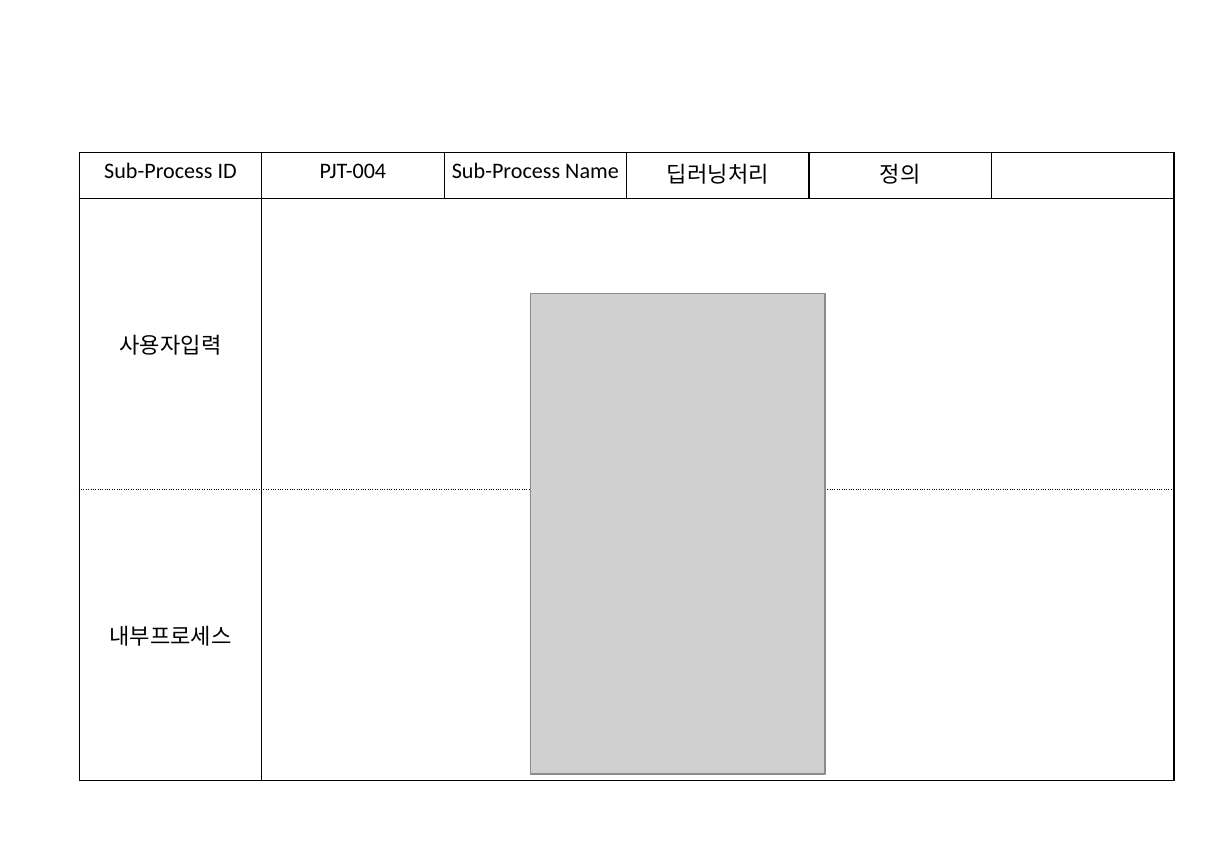
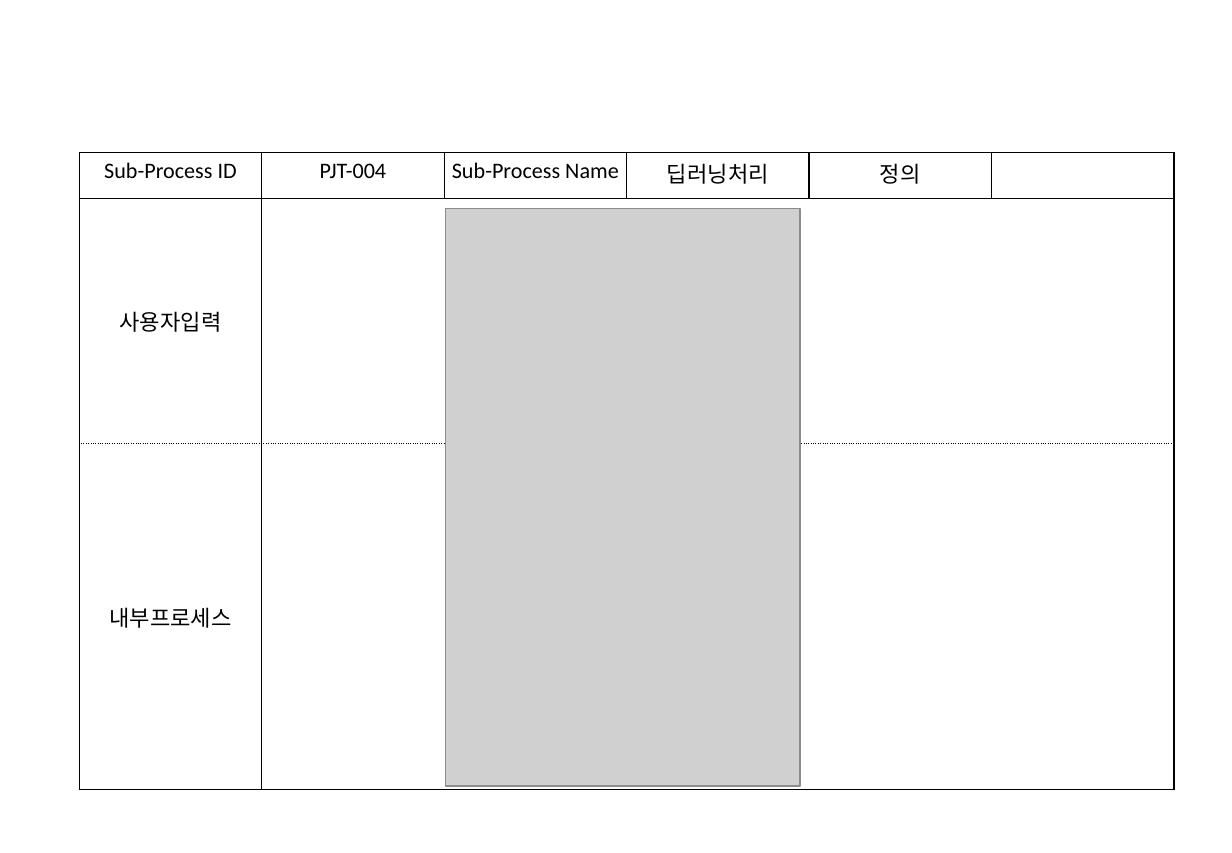
Before and after one commit to MOZZITARO/SUWONJAVA, a slide deck: slide 1 of 업무흐름도_딥러닝.pptx. Drawn at 1232x853 pixels with LibreOffice and Linux fonts; fonts in the diff are those of the drawing; grey boxes stand for pictures. Boxes give left, top, right and bottom in pixels: in the first picture for what was removed or moved away, otherwise in the second. Text is boxed around its words. In the diff, an @@ line names an element or a change of style, - is before the commit and + after.

Commit message:
다이어그램 수정

```diff
--- a/업무흐름도_딥러닝.pptx
+++ b/업무흐름도_딥러닝.pptx
@@ table: place and size @@
-table at box(80, 152, 1172, 780)
+table at box(80, 152, 1172, 789)
@@ picture: place and size @@
-picture at box(530, 293, 825, 775)
+picture at box(446, 208, 801, 786)
```
